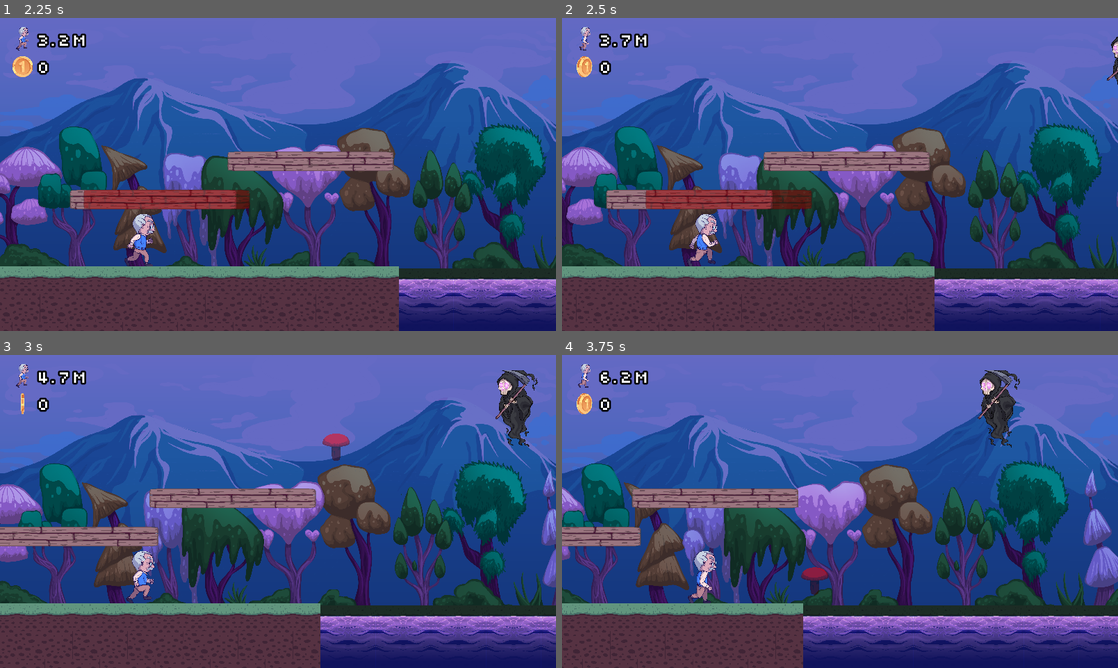
Above: before the commit, frames 1-4 (two rows, left to right).
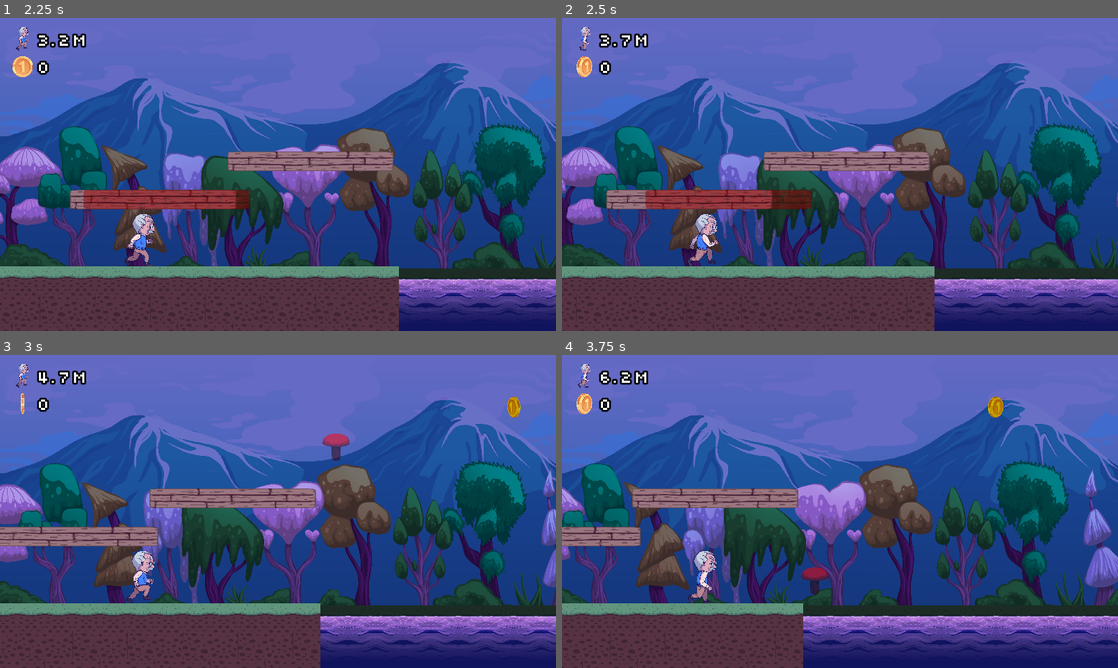
Above: after the commit, the same moments.

Repository: senseibobo/gmtk2023
Game: Godot game, scene res://game/game.tscn
Same seed, same stepped clock (60 frames per second), same inputs: the game is played once before the commit and once after it.
Inputs (mouse positions are in pixels of both pictures, inside the frame that each line leads up to):
- Up to frame 1 (2.25 s): click "Play" at 0.5 s; move the mouse to (400, 158) at 1.27 s; click (400, 158) at 1.35 s; tap S (select_jump_platform) at 1.52 s; move the mouse to (166, 190) at 2.02 s; click (166, 190) at 2.1 s
- Up to frame 2 (2.5 s): tap S (select_jump_platform) at 2.27 s
- Up to frame 3 (3 s): move the mouse to (333, 442) at 2.77 s; tap Space (select_next_platform) at 2.85 s
- Up to frame 4 (3.75 s): click (895, 442) at 3.05 s; move the mouse to (812, 574) at 3.52 s; tap D (select_regular_platform) at 3.6 s

Frame 1 is identical in both runs. In frame 2, 0.1% of the frame differs, in the area x 98-100%, y 6-22%; in frame 3, 1.1%; in frame 4, 1.1%, in the area x 74-83%, y 4-30%.

Commit message:
fixed enemy spawning in coin and platforms
Co-Authored-By: Miroslav Maksimović <57428230+Mikros1999@users.noreply.github.com>

Diff:
--- a/game/Game.gd
+++ b/game/Game.gd
@@ -9,7 +9,7 @@
 var water_width: int = 6
 var current_platform_selected: int = 0 # 0 - regular platform | 1 - jumping platform
 var next_coin: int = 20
-var next_enemy: int = 3#0
+var next_enemy: int = 30
 var block_spacing: float = 63.5
 var place_platform_size: Vector2 = Vector2(128,22)
 
@@ -202,9 +202,9 @@
 		check1 = result.size() == 0
 		var shape2 = platform.get_node("CollisionShape2D").shape.duplicate(true)
 		var params2 = PhysicsShapeQueryParameters2D.new()
-		shape2.extents *= 1
+		shape2.extents *= 0.7
 		params2.shape = shape2
-		params2.transform = platform.get_global_transform()
+		params2.transform = platform.get_global_transform().scaled_local(Vector2(0.2,0.70))
 		params2.collision_mask = 2
 		var result2 = space.intersect_shape(params2,1)
 		check3 = result2.size() == 0
@@ -236,11 +236,11 @@
 	block.global_position.x = 1300-move_step
 	block.global_position.y = 286
 	next_coin -= 1
+	next_enemy -= 1
 	if next_coin <= 0:
 		spawn_coin(1300-move_step-block_spacing/2)
 		next_coin = 5+randi()%5 # oba podeli sa 2 ako dupliras skor
-	next_enemy -= 1
-	if next_enemy <= 0:
+	elif next_enemy <= 0:
 		spawn_enemy(1300-move_step-block_spacing/2)
 		next_enemy = 9+randi()%9 # oba podeli sa 2 ako dupliras skor
 
